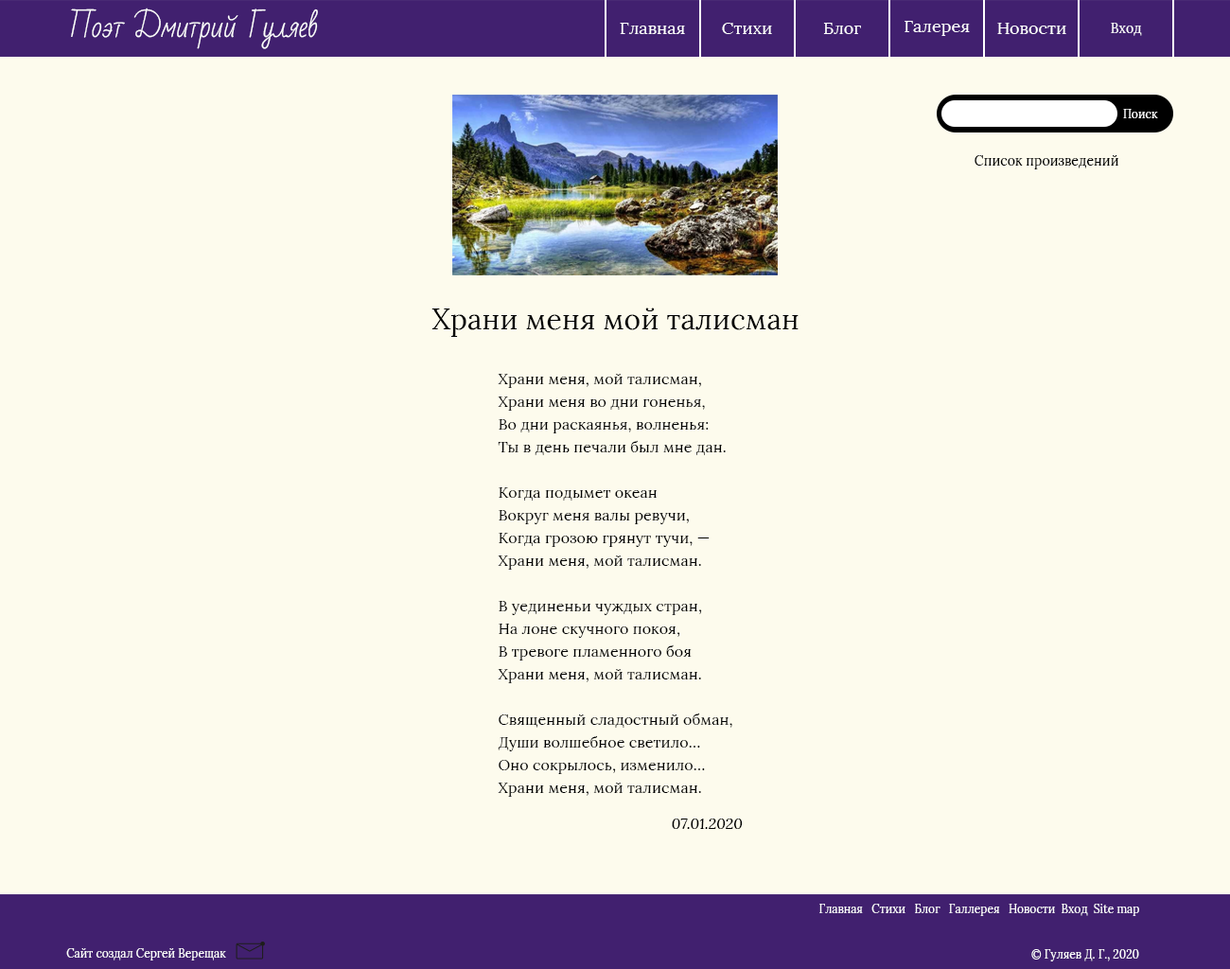
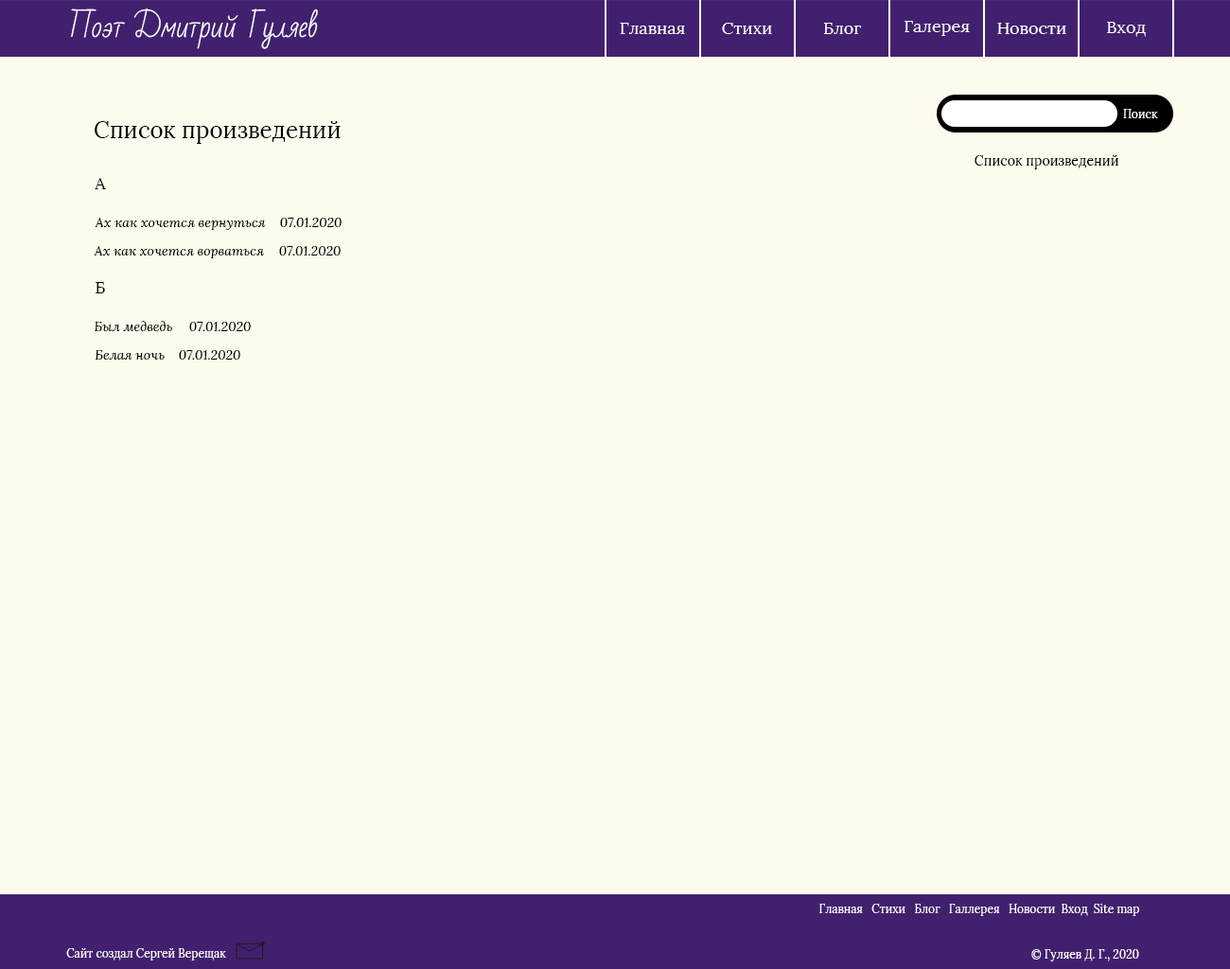
Layered file, before and after one edit (1230x969). Changes by layer:
painted on "Вход" over [1106, 21, 1146, 37]
added group "Poetry list" with 16 layers in group "Main" over [93, 94, 799, 360]
added layer "Белая ночь" in group "Poetry list" over [94, 350, 165, 360]
added layer "Был медведь" in group "Poetry list" over [93, 320, 173, 332]
added layer "Б" in group "Poetry list" over [95, 281, 106, 294]
added layer "А" in group "Poetry list" over [94, 177, 106, 190]
added layer "Список произведений" (1st of 2, in "Main" › "Poetry list") in group "Poetry list" over [94, 121, 341, 144]
added layer "Ах как хочется ворваться" in group "Poetry list" over [93, 245, 264, 259]
added layer "Date" (1st of 4, in "Main" › "Poetry list") in group "Poetry list" over [178, 350, 241, 360]
added layer "Date" (2nd of 4, in "Main" › "Poetry list") in group "Poetry list" over [189, 321, 251, 332]
added layer "Date" (3rd of 4, in "Main" › "Poetry list") in group "Poetry list" over [279, 245, 341, 256]
added layer "Ах как хочется вернуться" in group "Poetry list" over [94, 217, 266, 230]
moved "Date" (4th of 4, in "Main" › "Poetry list") into group "Poetry list", painted on it over [280, 217, 743, 829]
removed layer "Text" from group "Poetry" over [497, 373, 733, 797]
removed layer "Title" from group "Poetry" over [431, 307, 799, 337]
removed layer "Picture" from group "Poetry" over [452, 94, 778, 276]
removed group "Poetry" (4 layers) from group "Main" over [431, 94, 799, 829]
